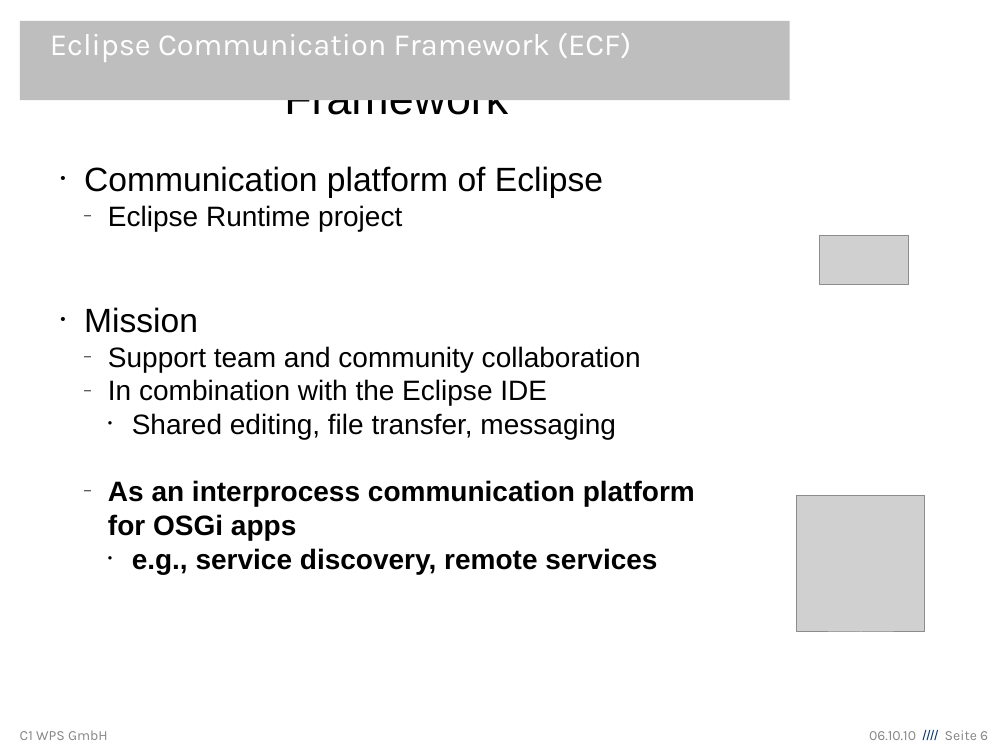
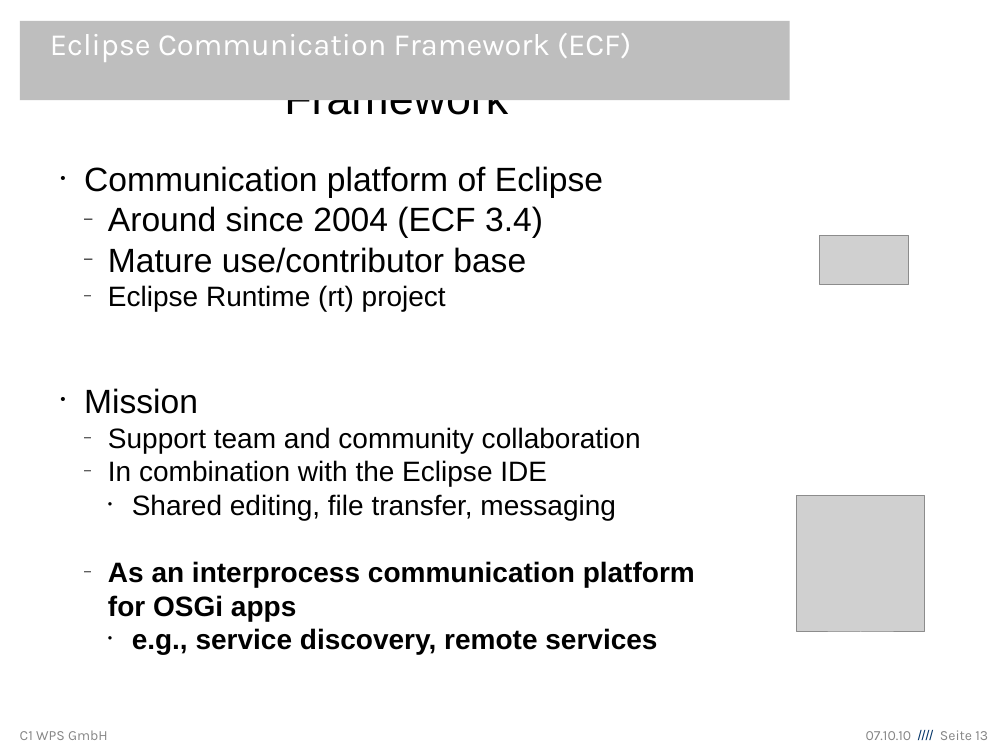
Before and after one commit to lemmy/org.eclipse.ecf.winterschool, a slide deck: slide 13 of org.eclipse.ecf.winterschool/EclipseCommunicationFramework.odp (slide 6 before the commit). Drawn at 1008x756 pixels with LibreOffice and Linux fonts; fonts in the diff are those of the drawing; grey boxes stand for pictures; background and template pictures are left out. Boxes give left, top, right and bottom in pixels: in the first picture for what was removed or moved away, otherwise in the second. Text is boxed around its words. In the diff, an @@ line names an element or a change of style, - is before the commit and + after.

```diff
--- a/org.eclipse.ecf.winterschool/EclipseCommunicationFramework.odp
+++ b/org.eclipse.ecf.winterschool/EclipseCommunicationFramework.odp
@@ text at (108, 206, 543, 311): text changed; size 20 to 24 pt @@
-  – Eclipse Runtime project
+  – Around since 2004 (ECF 3.4)
+  – Mature use/contributor base
+  – Eclipse Runtime (rt) project
@@ text at (866, 730, 988, 740): text changed @@
-06.10.10 //// Seite 6
+07.10.10 //// Seite 13
```
Also in this commit, not shown: 12 other slides changed, 8 slides added, 13 slides removed.
